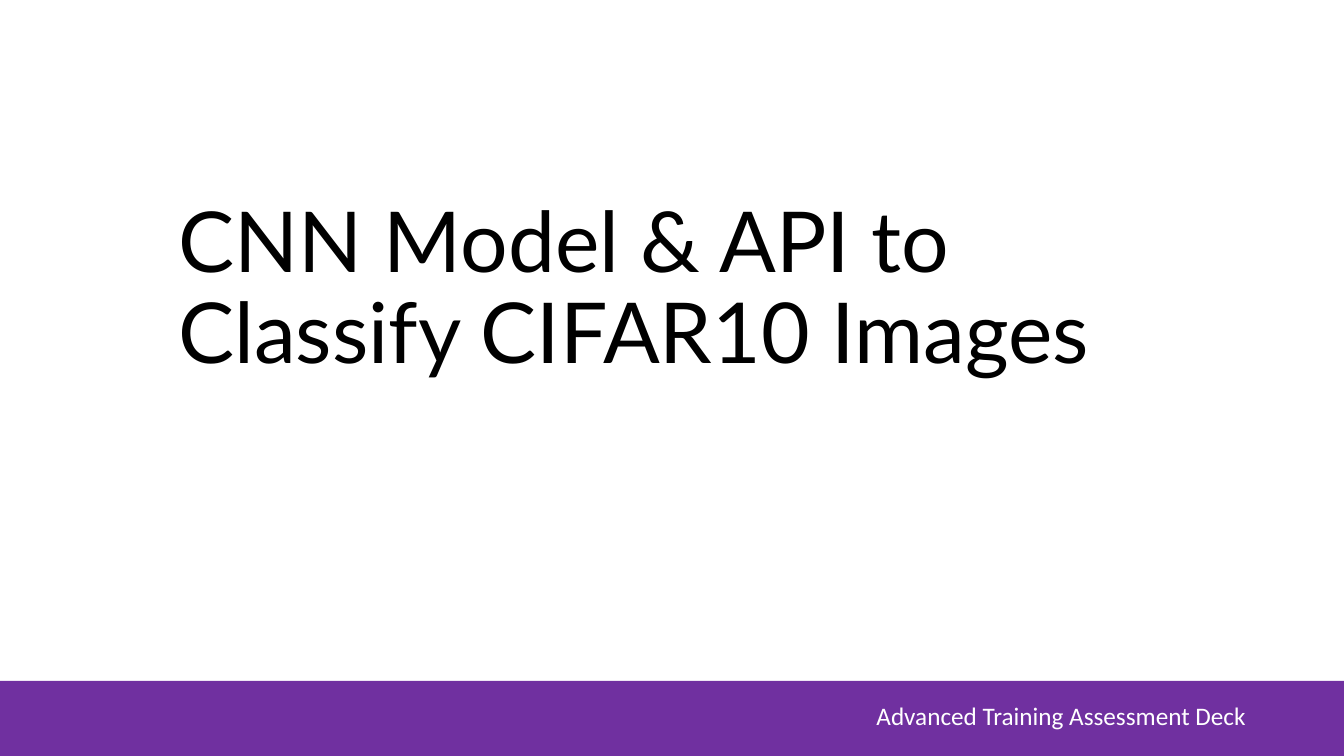
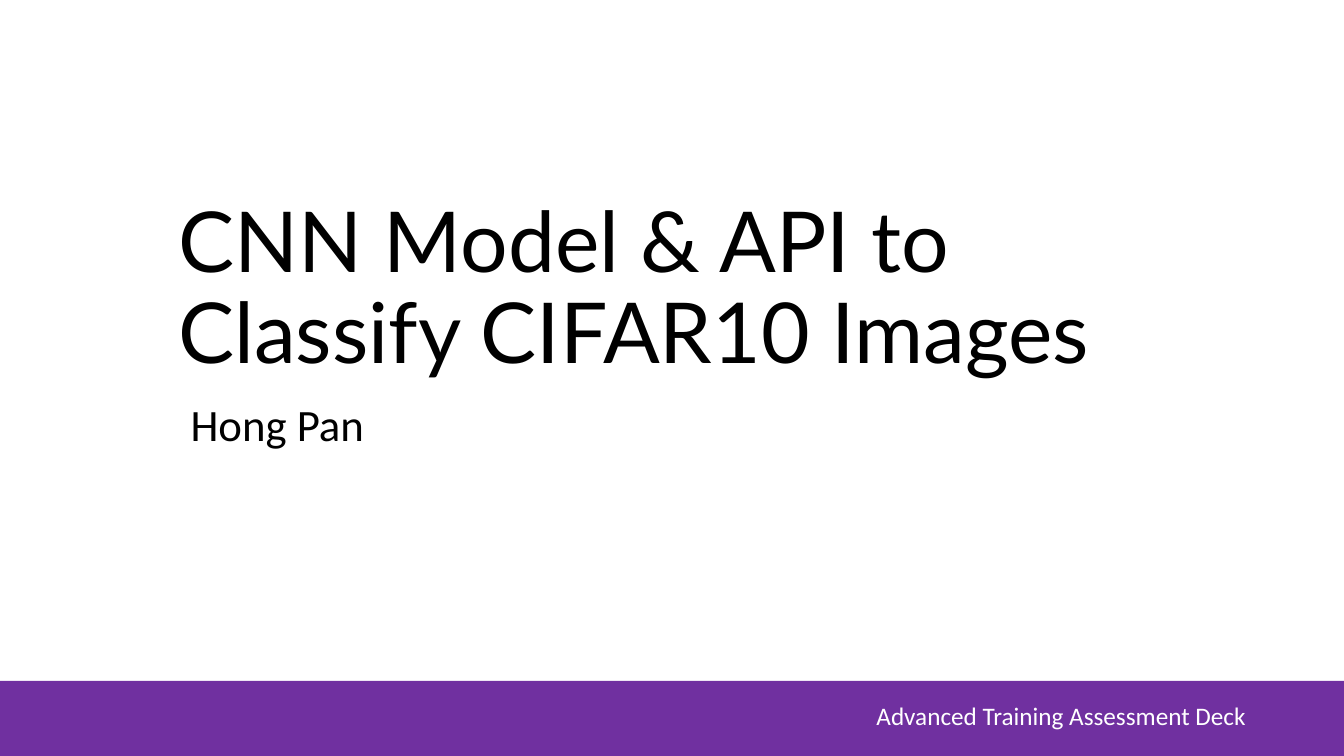
Before and after one commit to hpan270/MSA, a slide deck: slide 1 of MSA_P2_Presentation_hp.pptx. Drawn at 1344x756 pixels with LibreOffice and Linux fonts; fonts in the diff are those of the drawing; background and template pictures are left out. Boxes give left, top, right and bottom in pixels: in the first picture for what was removed or moved away, otherwise in the second. Text is boxed around its words. In the diff, an @@ line names an element or a change of style, - is before the commit and + after.

```diff
--- a/MSA_P2_Presentation_hp.pptx
+++ b/MSA_P2_Presentation_hp.pptx
@@ text added at (191, 412, 364, 449), 32 pt, text #000000 @@
+Hong Pan
```
